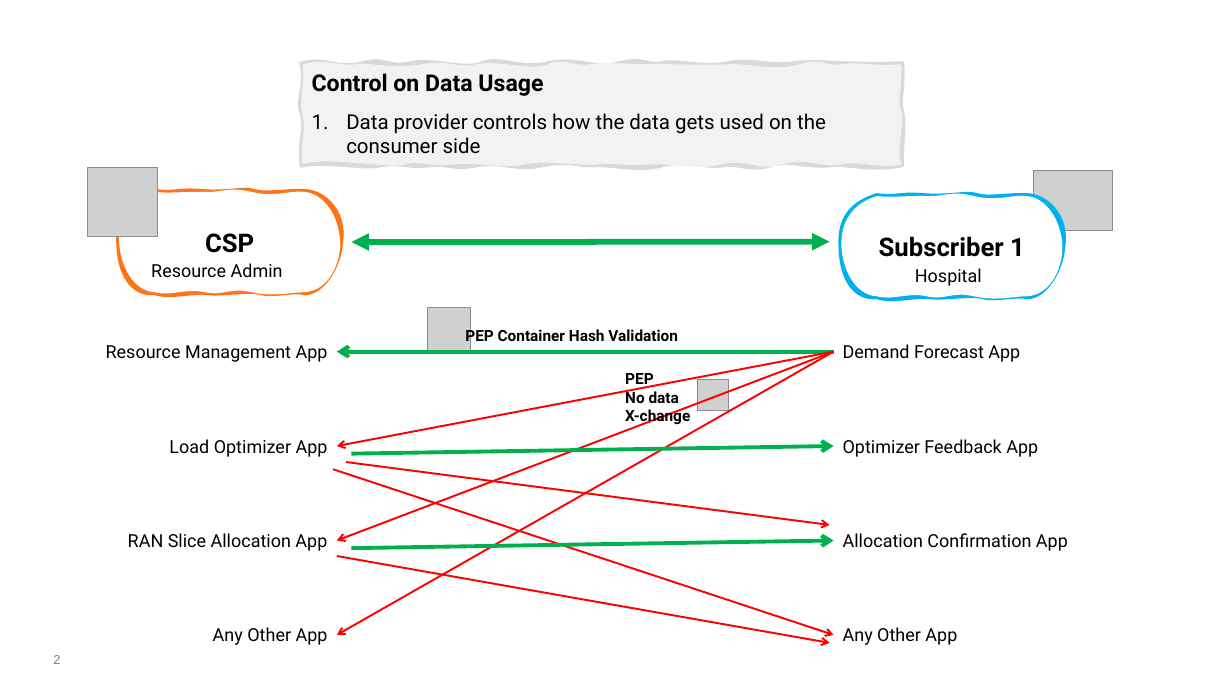
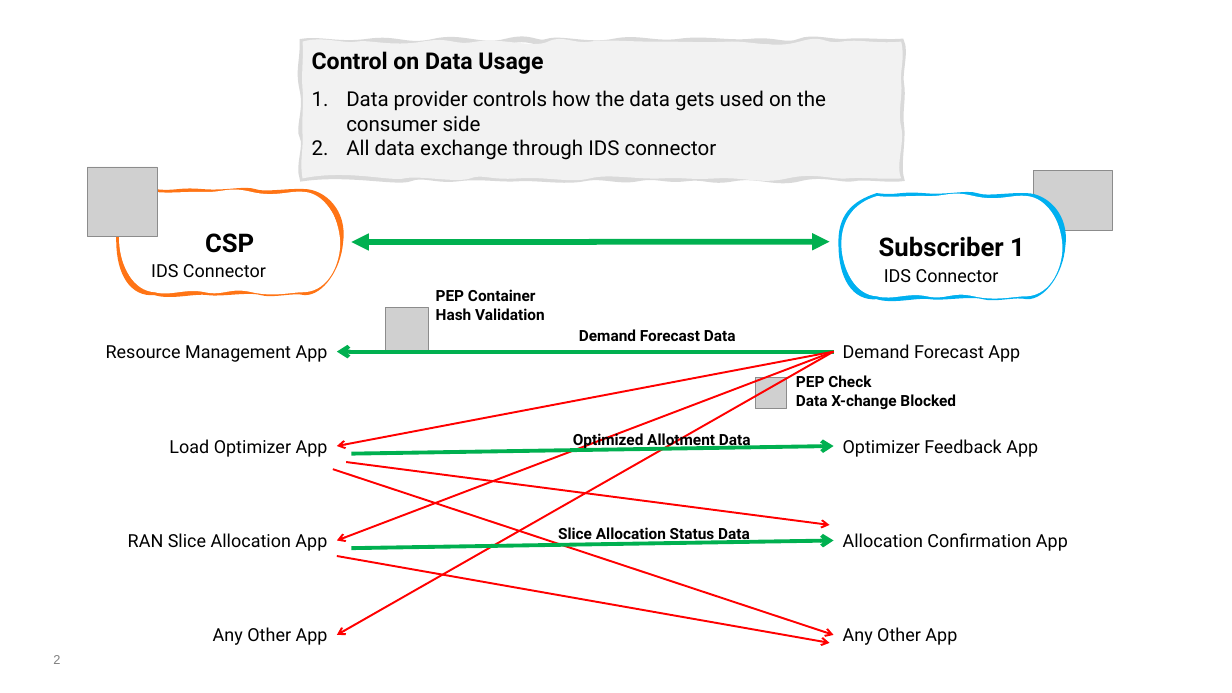
Before and after one commit to ashokkumarta/ran-slice-tmf-ids-doc, a slide deck: slide 2 of tmf-ran_slicing-poc-setup-flow.pptx. Drawn at 1232x693 pixels with LibreOffice and Linux fonts; fonts in the diff are those of the drawing; grey boxes stand for pictures. Boxes give left, top, right and bottom in pixels: in the first picture for what was removed or moved away, otherwise in the second. Text is boxed around its words. In the diff, an @@ line names an element or a change of style, - is before the commit and + after.

```diff
--- a/tmf-ran_slicing-poc-setup-flow.pptx
+++ b/tmf-ran_slicing-poc-setup-flow.pptx
@@ freeform shape "Control on Data Usage" resized from (x1=302, y1=65, x2=901, y2=165) to (x1=302, y1=42, x2=901, y2=178) @@
@@ text in freeform shape at (x1=346, y1=139, x2=717, y2=160): paragraph added @@
+2. All data exchange through IDS connector
@@ text at (x1=151, y1=264, x2=266, y2=277): text changed @@
-Resource Admin
+IDS Connector
@@ text at (x1=884, y1=269, x2=999, y2=282): text changed @@
-Hospital
+IDS Connector
@@ text "PEP Container Hash Validation" rewrapped from (x1=465, y1=328, x2=678, y2=346) to (x1=436, y1=289, x2=545, y2=320) @@
@@ picture moved from (x1=427, y1=308, x2=470, y2=350) to (x1=385, y1=308, x2=428, y2=350) @@
@@ text added at (x1=579, y1=329, x2=736, y2=341), 12 pt, text #000000, bold @@
+Demand Forecast Data
@@ picture moved from (x1=698, y1=379, x2=729, y2=410) to (x1=755, y1=377, x2=787, y2=409) @@
@@ text at (x1=796, y1=375, x2=956, y2=410): text changed @@
-PEP
-No data
-X-change
+PEP Check
+Data X-change Blocked
@@ text added at (x1=573, y1=431, x2=751, y2=449), 12 pt, text #000000, bold @@
+Optimized Allotment Data
@@ text added at (x1=558, y1=525, x2=750, y2=543), 12 pt, text #000000, bold @@
+Slice Allocation Status Data
```
Also in this commit, not shown: 1 other slide changed, 1 other file.
